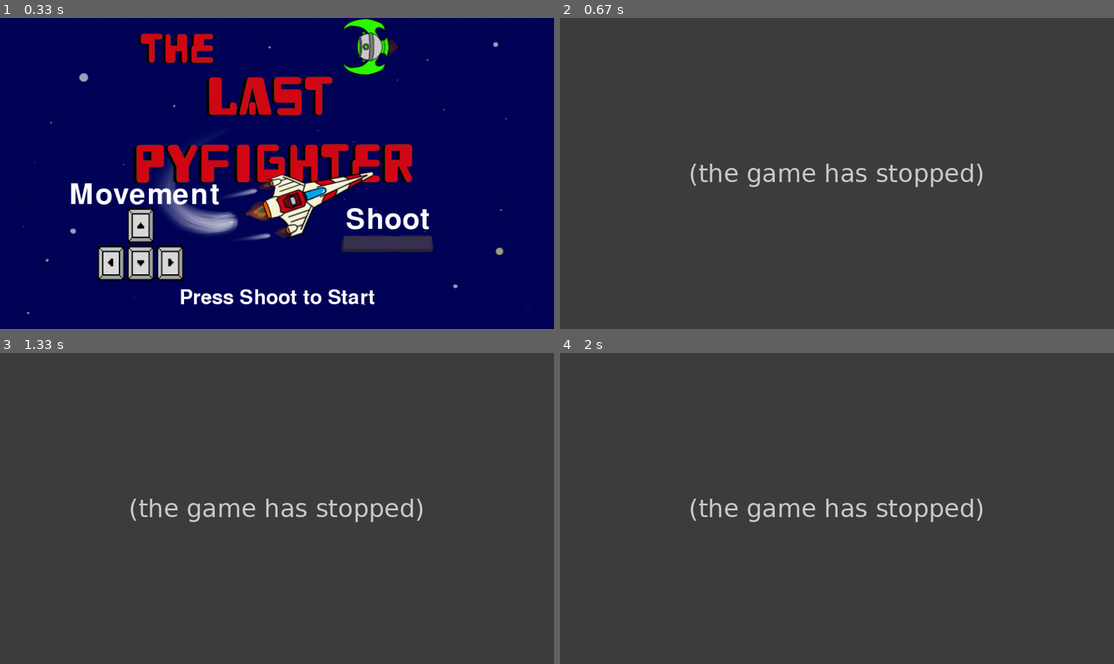
Above: before the commit, frames 1-4 (two rows, left to right).
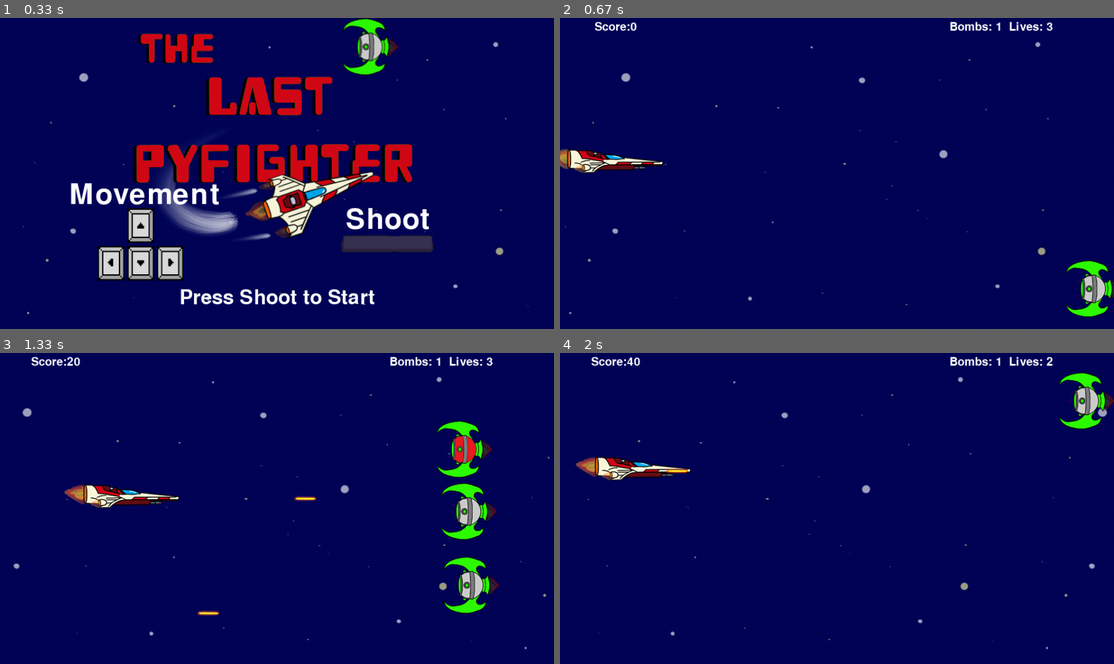
Above: after the commit, the same moments.

Repository: Demi-hero/UoN_Game_Project
Game: pygame game, started from Main.py
The game is run twice, just before and just after one commit, with the same random seed, the same clock (stepped at 60 frames per second) and the same inputs.
Inputs:
- Up to frame 1 (0.33 s): no input
- Up to frame 2 (0.67 s): tap Space at 0.33 s
- Up to frame 3 (1.33 s): tap Space at 0.67, 1.07 s; hold Right from 1 s (still down)
- Up to frame 4 (2 s): tap Space at 1.37, 1.62, 1.95 s; release Right at 1.47 s; hold Up 1.55-1.85 s; hold Right from 1.88 s (still down)

Frame 1 is identical in both runs. In frame 2, 100% of the frame differs, in the area x 0-100%, y 0-100%; in frame 3, 100%; in frame 4, 100%.
Error before the commit: TypeError: Alien.detect_collisions() takes 3 positional arguments but 4 were given (Main.py ...; the game stopped at 0.35 s (later frames are placeholders)

Commit message:
Explosions now make a noise

Diff:
--- a/gamedata.py
+++ b/gamedata.py
@@ -235,10 +235,12 @@
         # a list of lists - each entry is the [x,y] co-ordinates of a 'live' alien
         self.alive_aliens = []
 
-    def on_hit(self, hit_alien, Main):
+    def on_hit(self, hit_alien, Files, Main):
         # when a collision occurs, removes a hit-point from the alien, and updates score
         Main.update_score(self.kill_score)
         hit_alien[2] -= 1
+        if hit_alien[2] == 0:
+            Files.boom.play()
 
     def update(self, AlBullet, Main):
         # increases the spawn rate as player's score increases
@@ -282,7 +284,7 @@
                 if alien[3] > 9:
                     self.alive_aliens.remove(alien)
 
-    def detect_collisions(self, Tokens, Main):
+    def detect_collisions(self, Tokens, Files, Main):
         player_hitbox = Tokens[0].get_hitbox()
         # gets the list of alive bullets and the size of the bullets
         alive_bullets = Tokens[1].get_alive_bullets()
@@ -298,7 +300,7 @@
                 for bull in alive_bullets:
                     # calculates if a collision has occurred between a bullet and alien
                     if (bull[0]+bullet_size[0] >= alien[0]) and (bull[1] >= alien[1]-bullet_size[1]) and (bull[1] <= alien[1]+self.ht):
-                        self.on_hit(alien, Main)
+                        self.on_hit(alien, Files, Main)
                         Tokens[1].on_hit(bull)
 
 
